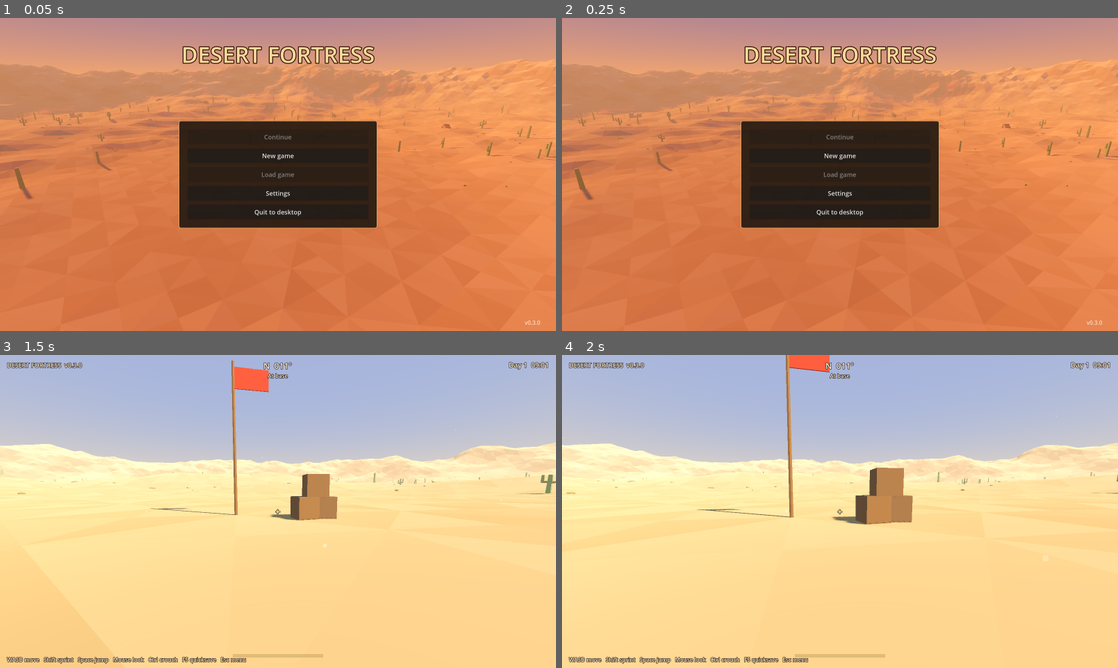
Above: before the commit, frames 1-4 (two rows, left to right).
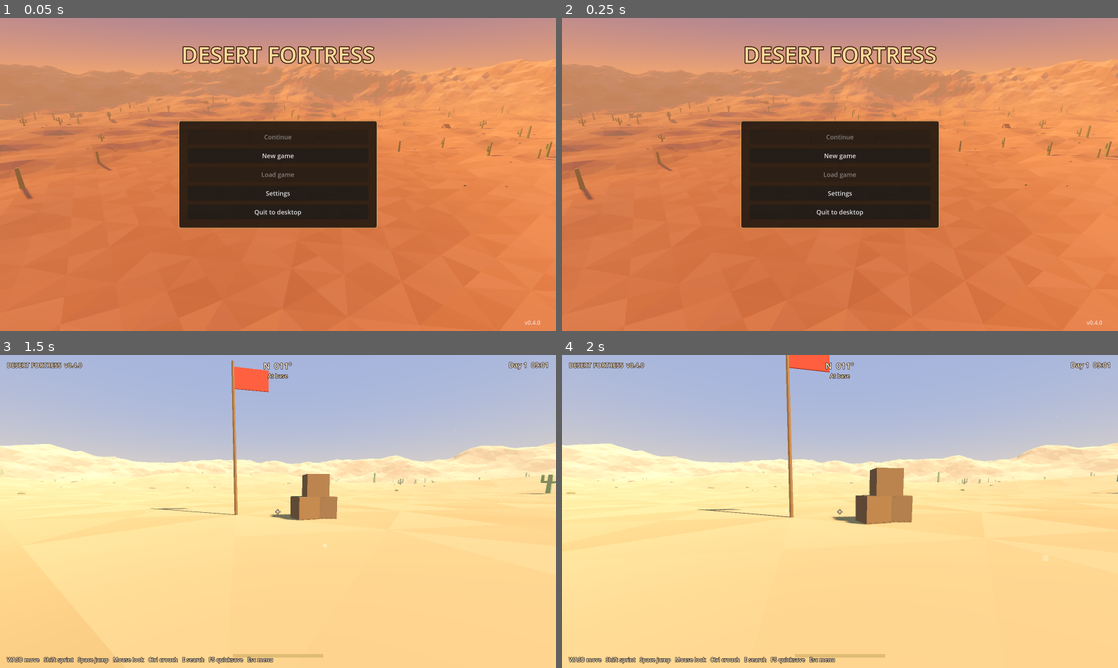
Above: after the commit, the same moments.

Repository: EserX/desert-fortress
Game: Godot game, scene res://scenes/title.tscn
The game is run twice, just before and just after one commit, with the same random seed, the same clock (stepped at 60 frames per second) and the same inputs.
Inputs (mouse positions are in pixels of both pictures, inside the frame that each line leads up to):
- Up to frame 1 (0.05 s): no input
- Up to frame 2 (0.25 s): no input
- Up to frame 3 (1.5 s): click "New game" at 0.5 s; move the mouse to (305, 511) at 1.27 s; hold W (move_forward) from 1.28 s (still down); hold Ctrl (crouch) from 1.28 s (still down)
- Up to frame 4 (2 s): keep holding W (move_forward); keep holding Ctrl (crouch); tap Space (jump) at 1.52, 1.82 s; tap Shift (sprint) at 1.55 s

The runs differ from the first frame. In frame 1, less than 0.1% of the frame differs, in the area x 95-97%, y 96-98%; in frame 2, less than 0.1%; in frame 3, 0.2%; in frame 4, 0.2%, in the area x 13-50%, y 2-99%.

Commit message:
v0.4: interact key, searchable wrecks and ruin crates, loot and pickup pop-ups, saved
Co-Authored-By: Claude Opus 5.5 <noreply@anthropic.com>
Claude-Session: https://claude.ai/code/session_01GD4zv9y1AdWTsJT4fZN3ms

Diff:
--- a/project.godot
+++ b/project.godot
@@ -7,7 +7,7 @@
 
 config/name="Desert Fortress"
 config/description="Build a fortress in the desert, scavenge, and survive mutant waves."
-config/version="0.3.0"
+config/version="0.4.0"
 run/main_scene="res://scenes/title.tscn"
 config/features=PackedStringArray("4.5", "Forward Plus")
 
--- a/scripts/hud.gd
+++ b/scripts/hud.gd
@@ -12,6 +12,8 @@
 var clock: Label
 var banner: Label
 var day_night  # DayNight
+var prompt: Label
+var pickups: VBoxContainer
 var _banner_time := 0.0
 var _help_time := 12.0
 
@@ -61,7 +63,7 @@
 	stamina_bar.add_theme_stylebox_override("fill", fill)
 	root.add_child(stamina_bar)
 
-	help = _label("WASD move   Shift sprint   Space jump   Mouse look   Ctrl crouch   F5 quicksave   Esc menu", 16)
+	help = _label("WASD move   Shift sprint   Space jump   Mouse look   Ctrl crouch   E search   F5 quicksave   Esc menu", 16)
 	help.set_anchors_preset(Control.PRESET_BOTTOM_LEFT)
 	help.position = Vector2(20, -36)
 	root.add_child(help)
@@ -72,6 +74,21 @@
 	clock.size = Vector2(320, 60)
 	clock.position = Vector2(-340, 14)
 	root.add_child(clock)
+
+	prompt = _label("", 20)
+	prompt.set_anchors_preset(Control.PRESET_CENTER)
+	prompt.horizontal_alignment = HORIZONTAL_ALIGNMENT_CENTER
+	prompt.size = Vector2(400, 30)
+	prompt.position = Vector2(-200, 34)
+	root.add_child(prompt)
+
+	pickups = VBoxContainer.new()
+	pickups.set_anchors_preset(Control.PRESET_CENTER_RIGHT)
+	pickups.alignment = BoxContainer.ALIGNMENT_END
+	pickups.size = Vector2(300, 260)
+	pickups.position = Vector2(-320, -40)
+	pickups.mouse_filter = Control.MOUSE_FILTER_IGNORE
+	root.add_child(pickups)
 
 	banner = _label("", 34)
 	banner.set_anchors_preset(Control.PRESET_CENTER_TOP)
@@ -136,6 +153,27 @@
 	_banner_time = 5.0
 
 
+func set_prompt(text: String) -> void:
+	prompt.text = text
+
+
+## Shows "+3 Scrap metal" lines that fade out after a few seconds.
+func show_pickup(lines: Array) -> void:
+	for text in lines:
+		var l := _label(text, 20)
+		l.horizontal_alignment = HORIZONTAL_ALIGNMENT_RIGHT
+		l.add_theme_color_override("font_color", Color(0.85, 1.0, 0.7))
+		pickups.add_child(l)
+		var tw := l.create_tween()
+		tw.tween_interval(3.0)
+		tw.tween_property(l, "modulate:a", 0.0, 1.0)
+		tw.tween_callback(l.queue_free)
+	while pickups.get_child_count() > 8:
+		var old := pickups.get_child(0)
+		pickups.remove_child(old)
+		old.queue_free()
+
+
 func _on_stamina_changed(value: float, max_value: float) -> void:
 	stamina_bar.max_value = max_value
 	stamina_bar.value = value
--- a/scripts/input_setup.gd
+++ b/scripts/input_setup.gd
@@ -14,6 +14,7 @@
 	"crouch": [KEY_CTRL, KEY_C],
 	"quick_save": [KEY_F5],
 	"quick_load": [KEY_F9],
+	"interact": [KEY_E],
 }
 
 
--- /dev/null
+++ b/scripts/items.gd
@@ -0,0 +1,39 @@
+extends RefCounted
+## Item definitions: display name, weight in kg (for the v0.5 weight limit)
+## and how many fit in one stack.
+
+const ITEMS := {
+	"scrap": {"name": "Scrap metal", "weight": 1.5, "stack": 20},
+	"wood": {"name": "Wood", "weight": 1.0, "stack": 20},
+	"cloth": {"name": "Cloth", "weight": 0.2, "stack": 20},
+	"nails": {"name": "Nails", "weight": 0.05, "stack": 50},
+	"canned_food": {"name": "Canned food", "weight": 0.4, "stack": 10},
+	"water": {"name": "Water bottle", "weight": 0.5, "stack": 10},
+}
+
+## What each kind of container can hold: item -> [min, max].
+const LOOT_TABLES := {
+	"glovebox": {"cloth": [0, 2], "nails": [0, 4], "canned_food": [0, 1], "water": [0, 1]},
+	"trunk": {"scrap": [2, 5], "nails": [2, 6], "cloth": [0, 2], "water": [0, 1]},
+	"crate": {"wood": [2, 5], "nails": [1, 4], "canned_food": [0, 2], "water": [0, 2]},
+}
+
+const CONTAINER_NAMES := {"glovebox": "glovebox", "trunk": "trunk", "crate": "crate"}
+
+
+static func display_name(id: String) -> String:
+	return ITEMS[id].name if ITEMS.has(id) else id
+
+
+## Rolls the contents of a container. Never returns nothing.
+static func roll(kind: String, rng: RandomNumberGenerator) -> Dictionary:
+	var out := {}
+	var table: Dictionary = LOOT_TABLES[kind]
+	for item in table:
+		var n := rng.randi_range(table[item][0], table[item][1])
+		if n > 0:
+			out[item] = n
+	if out.is_empty():
+		var first: String = table.keys()[0]
+		out[first] = 1
+	return out
--- /dev/null
+++ b/scripts/loot.gd
@@ -0,0 +1,76 @@
+extends Node
+## Searchable containers (wreck gloveboxes and trunks, ruin crates) and what
+## the player has picked up. Containers are found by their stable ids, so
+## which ones are opened can be saved.
+
+const Items = preload("res://scripts/items.gd")
+
+signal picked_up(items: Dictionary)
+
+var world_seed := 0
+## id -> {"kind": String, "opened": bool, "lid": Node3D or null}
+var containers := {}
+## item id -> count. Grows into the full inventory in v0.5.
+var inventory := {}
+
+
+func register(id: String, kind: String, lid: Node3D = null) -> void:
+	containers[id] = {"kind": kind, "opened": false, "lid": lid}
+
+
+func is_opened(id: String) -> bool:
+	return containers.has(id) and containers[id].opened
+
+
+## Text for the on-screen prompt, e.g. "[E] Search trunk".
+func prompt(id: String) -> String:
+	if not containers.has(id):
+		return ""
+	var c: Dictionary = containers[id]
+	var name: String = Items.CONTAINER_NAMES[c.kind]
+	if c.opened:
+		return "%s (empty)" % name.capitalize()
+	return "[E] Search %s" % name
+
+
+## Opens a container, adds its loot to the inventory and returns it.
+## Returns an empty dictionary if it was already searched.
+func open(id: String) -> Dictionary:
+	if not containers.has(id) or containers[id].opened:
+		return {}
+	var rng := RandomNumberGenerator.new()
+	rng.seed = hash("%d:%s" % [world_seed, id])
+	var got := Items.roll(containers[id].kind, rng)
+	for item in got:
+		inventory[item] = int(inventory.get(item, 0)) + got[item]
+	_mark_opened(id)
+	picked_up.emit(got)
+	return got
+
+
+func _mark_opened(id: String) -> void:
+	var c: Dictionary = containers[id]
+	c.opened = true
+	var lid: Node3D = c.lid
+	if lid:
+		# Lid knocked off and lying next to the crate.
+		lid.position += Vector3(0.55, -0.35, 0.2)
+		lid.rotation = Vector3(0.3, 0.6, 1.2)
+
+
+func save_data() -> Dictionary:
+	var opened: Array = []
+	for id in containers:
+		if containers[id].opened:
+			opened.append(id)
+	return {"opened": opened, "inventory": inventory.duplicate()}
+
+
+func load_data(data: Dictionary) -> void:
+	for id in data.get("opened", []):
+		if containers.has(id) and not containers[id].opened:
+			_mark_opened(id)
+	inventory = {}
+	var inv: Dictionary = data.get("inventory", {})
+	for item in inv:
+		inventory[item] = int(inv[item])
--- a/scripts/main.gd
+++ b/scripts/main.gd
@@ -9,6 +9,8 @@
 const DayNight = preload("res://scripts/day_night.gd")
 const Ambience = preload("res://scripts/ambience.gd")
 const PauseMenu = preload("res://scripts/pause_menu.gd")
+const Loot = preload("res://scripts/loot.gd")
+const Items = preload("res://scripts/items.gd")
 
 ## When true the world is only a backdrop for the title screen:
 ## no player, HUD or pause menu, just a slowly orbiting camera.
@@ -24,6 +26,7 @@
 var day_night: DayNight
 var ambience: Ambience
 var pause_menu: PauseMenu
+var loot: Loot
 var sun: DirectionalLight3D
 var moon: DirectionalLight3D
 var env: Environment
@@ -44,6 +47,13 @@
 	props.name = "Props"
 	add_child(props)
 	props.populate(terrain, world_seed)
+
+	loot = Loot.new()
+	loot.name = "Loot"
+	loot.world_seed = world_seed
+	for c in props.containers:
+		loot.register(c.id, c.kind, c.lid)
+	add_child(loot)
 
 	day_night = DayNight.new()
 	day_night.name = "DayNight"
@@ -80,6 +90,8 @@
 	pause_menu.name = "PauseMenu"
 	add_child(pause_menu)
 
+	loot.picked_up.connect(_on_picked_up)
+
 	# Autosave every morning.
 	day_night.day_started.connect(func(_d): Game.save_game("auto", _screenshot()))
 	Game.saved.connect(func(slot): hud.show_banner("Game saved (%s)" % Game.slot_label(slot)))
@@ -91,12 +103,18 @@
 		return
 	if event.is_action_pressed("quick_save"):
 		Game.save_game("quick", _screenshot())
+	elif event.is_action_pressed("interact"):
+		var id := player.interact_target()
+		if id != "":
+			loot.open(id)
 	elif event.is_action_pressed("quick_load"):
 		if not Game.load_game("quick"):
 			hud.show_banner("No quicksave yet (F5 to quicksave)")
 
 
 func _process(delta: float) -> void:
+	if hud and not get_tree().paused:
+		hud.set_prompt(loot.prompt(player.interact_target()))
 	if _orbit_camera:
 		_orbit_angle += delta * 0.04
 		var target := Vector3(0, terrain.BASE_HEIGHT + 3.0, 0)
@@ -129,6 +147,13 @@
 	if pause_menu and pause_menu.is_open() and pause_menu._shot:
 		return pause_menu._shot
 	return _screenshot()
+
+
+func _on_picked_up(items: Dictionary) -> void:
+	var lines: Array = []
+	for item in items:
+		lines.append("+%d %s" % [items[item], Items.display_name(item)])
+	hud.show_pickup(lines)
 
 
 # --- Save / load ---------------------------------------------------------------
@@ -145,12 +170,14 @@
 			"day": day_night.day,
 			"hour": day_night.hour,
 		},
+		"loot": loot.save_data(),
 	}
 
 
 func apply_save_data(data: Dictionary) -> void:
 	var w: Dictionary = data.get("world", {})
 	day_night.restore(int(w.get("day", 1)), float(w.get("hour", 9.0)))
+	loot.load_data(data.get("loot", {}))
 	var p: Dictionary = data.get("player", {})
 	var pos: Array = p.get("position", [])
 	if pos.size() == 3:
--- a/scripts/player.gd
+++ b/scripts/player.gd
@@ -20,6 +20,7 @@
 const CROUCH_SPEED := 2.6
 const STAND_HEIGHT := 1.8
 const CROUCH_HEIGHT := 1.15
+const INTERACT_RANGE := 2.6
 
 var stamina := STAMINA_MAX
 var exhausted := false
@@ -163,6 +164,19 @@
 
 
 ## Compass heading in degrees: 0 = north (-Z), 90 = east (+X).
+## Id of the searchable thing under the crosshair (within reach), or "".
+## Walls block the ray, so you can't loot through them.
+func interact_target() -> String:
+	var from := camera.global_position
+	var to := from - camera.global_transform.basis.z * INTERACT_RANGE
+	var q := PhysicsRayQueryParameters3D.create(from, to, 0b11, [get_rid()])
+	q.collide_with_areas = true
+	var hit := get_world_3d().direct_space_state.intersect_ray(q)
+	if hit and hit.collider.has_meta("interact_id"):
+		return hit.collider.get_meta("interact_id")
+	return ""
+
+
 func heading_degrees() -> float:
 	var fwd := -global_transform.basis.z
 	return fposmod(rad_to_deg(atan2(fwd.x, -fwd.z)), 360.0)
--- a/scripts/props.gd
+++ b/scripts/props.gd
@@ -18,15 +18,24 @@
 var concrete_mat: StandardMaterial3D
 var wood_mat: StandardMaterial3D
 var cloth_mat: StandardMaterial3D
+var crate_lid_mat: StandardMaterial3D
 
 ## Spots other systems may want later (loot, mutant spawns...).
 var wreck_positions: Array[Vector3] = []
 var ruin_positions: Array[Vector3] = []
+## Searchable containers: {"id", "kind", "lid"}. Ids are stable for a seed.
+var containers: Array = []
+## Separate random stream for loot crates so adding them didn't move the rest of the world.
+var crate_rng := RandomNumberGenerator.new()
+
+## Physics layer used by interaction areas (not collided with, only ray-cast).
+const INTERACT_LAYER := 2
 
 
 func populate(terrain_node: Terrain, seed_value: int) -> void:
 	terrain = terrain_node
 	rng.seed = seed_value * 7 + 3
+	crate_rng.seed = seed_value * 13 + 5
 	_build_shared()
 	_place_base_marker()
 	for i in 260:
@@ -67,6 +76,7 @@
 	concrete_mat = LowPoly.material(Color(0.60, 0.56, 0.50))
 	wood_mat = LowPoly.material(Color(0.45, 0.31, 0.19))
 	cloth_mat = LowPoly.material(Color(0.75, 0.18, 0.12))
+	crate_lid_mat = LowPoly.material(Color(0.36, 0.25, 0.15))
 
 
 ## Random point on the dunes, outside the base clearing and inside the mountains.
@@ -215,6 +225,10 @@
 		_mesh(body, wheel_mesh, dark, w, Vector3.ONE, Vector3(PI / 2, 0, 0))
 	_box_collider(body, Vector3(4.4, 1.0, 1.9), Vector3(0, 0.6, 0))
 	_box_collider(body, Vector3(2.1, 0.7, 1.75), Vector3(-0.35, 1.42, 0))
+	# Searchable spots: the glovebox (through the doors) and the trunk at the back.
+	var w := wreck_positions.size() - 1
+	_interact_area(body, "w%d_glovebox" % w, "glovebox", Vector3(1.3, 0.9, 2.3), Vector3(0.1, 1.35, 0))
+	_interact_area(body, "w%d_trunk" % w, "trunk", Vector3(0.9, 0.7, 2.1), Vector3(-1.85, 0.95, 0))
 
 
 func _place_ruin() -> void:
@@ -244,6 +258,36 @@
 		var world := body.transform * local
 		local.y = terrain.surface_height(world.x, world.z) - p.y + s * 0.15
 		_mesh(body, box, concrete_mat, local, Vector3(s, s * 0.6, s), Vector3(rng.randf(), rng.randf(), rng.randf()))
+	# Supply crates sheltered in the corner of the wall.
+	var r := ruin_positions.size() - 1
+	for i in crate_rng.randi_range(1, 2):
+		var local := Vector3(crate_rng.randf_range(1.0, 3.2), 0, crate_rng.randf_range(0.9, 1.6) + i * 1.3)
+		var world := body.transform * local
+		_place_crate("r%d_crate%d" % [r, i], world, body.rotation.y + crate_rng.randf_range(-0.4, 0.4))
+
+
+## A wooden crate with a lid that can be searched.
+func _place_crate(id: String, pos: Vector3, yaw: float) -> void:
+	var cb := _body_at(Vector3(pos.x, terrain.ground_under(pos.x, pos.z, 0.5) + 0.3, pos.z), yaw)
+	var box := BoxMesh.new()
+	_mesh(cb, box, wood_mat, Vector3.ZERO, Vector3(0.8, 0.6, 0.6))
+	var lid := _mesh(cb, box, crate_lid_mat, Vector3(0, 0.33, 0), Vector3(0.86, 0.07, 0.66))
+	_box_collider(cb, Vector3(0.8, 0.6, 0.6))
+	_interact_area(cb, id, "crate", Vector3(0.95, 0.8, 0.75), Vector3(0, 0.05, 0), lid)
+
+
+## An invisible box the interaction ray can hit.
+func _interact_area(parent: Node3D, id: String, kind: String, size: Vector3, pos: Vector3, lid: Node3D = null) -> void:
+	var area := Area3D.new()
+	area.collision_layer = 1 << (INTERACT_LAYER - 1)
+	area.collision_mask = 0
+	area.monitoring = false
+	area.monitorable = false
+	area.position = pos
+	area.set_meta("interact_id", id)
+	_box_collider(area, size)
+	parent.add_child(area)
+	containers.append({"id": id, "kind": kind, "lid": lid})
 
 
 ## A flag pole and a few crates marking where the fortress will be built.
--- a/tests/run_tests.gd
+++ b/tests/run_tests.gd
@@ -25,6 +25,45 @@
 	else:
 		print("  FAIL  ", msg)
 		failures.append(msg)
+
+
+## Looting: aim at a crate, search it, loot is saved and restored.
+func _test_loot() -> void:
+	var loot = main.loot
+	var kinds := {}
+	for c in main.props.containers:
+		kinds[c.kind] = true
+	check(kinds.has("glovebox") and kinds.has("trunk") and kinds.has("crate"), "wrecks and ruins have containers (%d)" % loot.containers.size())
+	# Stand in front of a crate and look at it.
+	var crate: Dictionary = main.props.containers.filter(func(c): return c.kind == "crate")[0]
+	var target: Vector3 = crate.lid.global_position
+	var player = main.player
+	var away := Vector3(1.6, 0, 0)
+	player.position = target + away - Vector3(0, player.EYE_HEIGHT, 0)
+	player.rotation.y = atan2(away.x, away.z)
+	player.head.rotation.x = 0.0
+	player.head.position.y = player.EYE_HEIGHT
+	var seen: String = player.interact_target()
+	check(seen == crate.id, "crosshair finds the crate (%s)" % seen)
+	check(loot.prompt(crate.id).begins_with("[E] Search"), "prompt: " + loot.prompt(crate.id))
+	var got: Dictionary = loot.open(crate.id)
+	check(not got.is_empty(), "searching gives loot %s" % str(got))
+	check(loot.open(crate.id).is_empty(), "a searched crate is empty")
+	check(loot.prompt(crate.id).ends_with("(empty)"), "prompt shows empty")
+	var data: Dictionary = main.collect_save_data()
+	var before: Dictionary = loot.inventory.duplicate()
+	loot.containers[crate.id].opened = false
+	loot.inventory = {}
+	main.apply_save_data(JSON.parse_string(JSON.stringify(data)))
+	check(loot.is_opened(crate.id), "opened containers are saved")
+	check(loot.inventory == before, "picked-up items are saved")
+	# Same seed and id always roll the same loot.
+	var Items = load("res://scripts/items.gd")
+	var r1 := RandomNumberGenerator.new()
+	r1.seed = 9
+	var r2 := RandomNumberGenerator.new()
+	r2.seed = 9
+	check(Items.roll("trunk", r1) == Items.roll("trunk", r2), "loot rolls are repeatable")
 
 
 func _process(_delta: float) -> bool:
@@ -125,6 +164,7 @@
 			check(main.day_night.is_night(), "restored time is night")
 			game.delete_slot("test")
 			check(game.read_slot("test").is_empty(), "slot deleted")
+			_test_loot()
 			check(game.read_slot("does_not_exist").is_empty(), "missing slot reads as empty")
 			# Title screen builds without errors.
 			title = load("res://scenes/title.tscn").instantiate()
--- a/tools/screenshot.gd
+++ b/tools/screenshot.gd
@@ -16,6 +16,7 @@
 	{"name": "05_night", "pos": Vector3(0, 0, 9), "yaw": 0.5, "pitch": 0.15, "hour": 23.0},
 	{"name": "06_wreck", "target": "wreck", "hour": 11.0},
 	{"name": "07_ruin", "target": "ruin", "hour": 16.0},
+	{"name": "09_crate", "target": "crate", "hour": 10.5},
 	{"name": "08_menu", "pos": Vector3(0, 0, 9), "yaw": 0.0, "pitch": 0.0, "hour": 12.0, "menu": true},
 ]
 
@@ -67,6 +68,14 @@
 
 ## Stand 9 m from the first wreck/ruin and look at it.
 func _look_at_target(p: Node3D, kind: String) -> void:
+	if kind == "crate":
+		var c: Dictionary = main.props.containers.filter(func(x): return x.kind == "crate")[0]
+		var cp: Vector3 = c.lid.global_position
+		p.position = cp + Vector3(1.4, -p.EYE_HEIGHT + 0.5, 0.6)
+		var dc := cp - p.position - Vector3(0, p.EYE_HEIGHT, 0)
+		p.rotation.y = atan2(-dc.x, -dc.z)
+		p.head.rotation.x = atan2(dc.y, Vector2(dc.x, dc.z).length())
+		return
 	var list: Array = main.props.wreck_positions if kind == "wreck" else main.props.ruin_positions
 	var t: Vector3 = list[0]
 	var from := t + Vector3(7, 0, 6)
Not shown, added: scripts/items.gd.uid
Not shown, added: scripts/loot.gd.uid
Not shown, added: tools/flow_test.gd.uid
Not shown, changed: DEVLOG.md
Not shown, changed: ROADMAP.md
